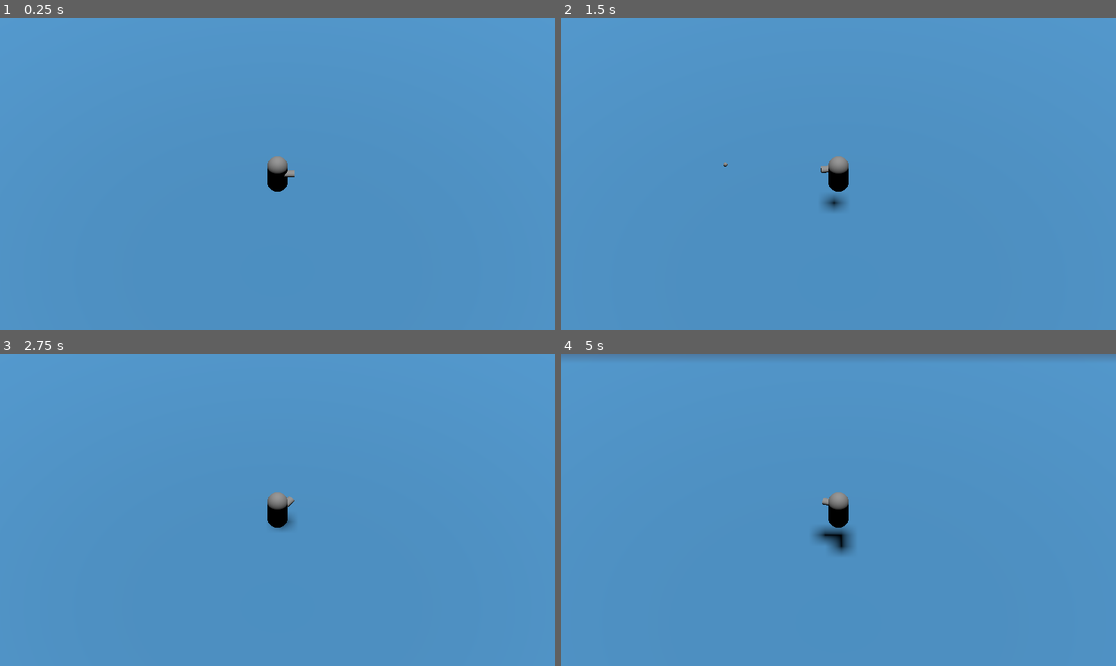
Above: before the commit, frames 1-4 (two rows, left to right).
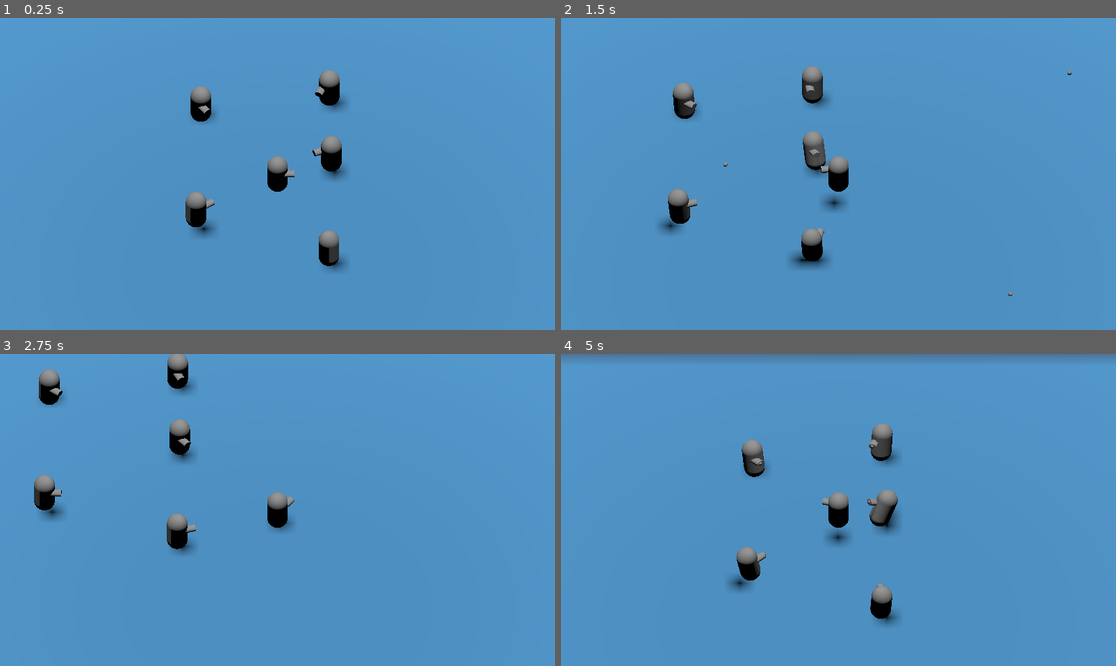
Above: after the commit, the same moments.

Repository: CalebJep/hackusu2023
Game: Godot game, scene res://main.tscn
The game is run twice, just before and just after one commit, with the same random seed, the same clock (stepped at 60 frames per second) and the same inputs. The engine's default icon, where the game draws it, is replaced by a stand-in: a white triangle on a blue panel in a dark square.
Inputs (mouse positions are in pixels of both pictures, inside the frame that each line leads up to):
- Up to frame 1 (0.25 s): no input
- Up to frame 2 (1.5 s): tap Enter at 0.5 s; move the mouse to (960, 158) at 0.52 s; hold D (move_right) 0.53-1.28 s; click (960, 158) at 0.6 s; tap Space (jump) at 0.77 s; move the mouse to (727, 189) at 1.27 s; hold S (move_back) from 1.28 s (still down); click (727, 189) at 1.35 s
- Up to frame 3 (2.75 s): tap Space (jump) at 1.52 s; move the mouse to (333, 441) at 2.02 s; release S (move_back) at 2.03 s; hold D (move_right) from 2.03 s (still down); click (333, 441) at 2.1 s
- Up to frame 4 (5 s): move the mouse to (810, 572) at 2.77 s; release D (move_right) at 2.78 s; hold W (move_forward) 2.78-3.53 s; click (810, 572) at 2.85 s; tap Space (jump) at 3.02, 3.77, 4.52 s; move the mouse to (1005, 556) at 3.52 s; hold A (move_left) from 3.53 s (still down); click (1005, 556) at 3.6 s; move the mouse to (672, 463) at 4.27 s; click (672, 463) at 4.35 s

The runs differ from the first frame. In frame 1, 2.4% of the frame differs, in the area x 33-63%, y 16-82%; in frame 2, 2.5%; in frame 3, 2.4%; in frame 4, 2.9%, in the area x 30-61%, y 22-88%.

Commit message:
Added enemy aiming and shooting

Diff:
--- a/bullet.gd
+++ b/bullet.gd
@@ -4,10 +4,25 @@
 @export var speed = 40
 
 
-func _physics_process(_delta):
-	move_and_slide()
+func _physics_process(delta):
+	var target = move_and_collide(velocity * delta)
 
-func initialize(start_position, angle):
+	# When hitting a target
+	if target:
+		if target.get_collider().has_method("hit"):
+			target.get_collider().hit(1)
+			queue_free()
+
+func initialize(source, start_position, angle):
+	# Set as player or enemy bullet
+	if source == "player":
+		set_collision_layer_value(4, true)
+		set_collision_mask_value(2, true)
+	elif source == "enemy":
+		set_collision_layer_value(5, true)
+		set_collision_mask_value(1, true)
+
+	# set location and move data
 	position = start_position
 	rotation = angle
 
@@ -15,5 +30,5 @@
 	velocity = velocity.rotated(Vector3.UP, rotation.y)
 
 # Despawn when leaves viewable area
-#func _on_visible_on_screen_notifier_3d_screen_exited():
-#	queue_free()
+func _on_visible_on_screen_notifier_3d_screen_exited():
+	queue_free()
--- a/bullet.tscn
+++ b/bullet.tscn
@@ -11,7 +11,7 @@
 
 [node name="Bullet" type="CharacterBody3D"]
 collision_layer = 0
-collision_mask = 0
+collision_mask = 4
 script = ExtResource("1_bkh1i")
 
 [node name="MeshInstance3D" type="MeshInstance3D" parent="."]
--- a/character.gd
+++ b/character.gd
@@ -1,7 +1,10 @@
 extends CharacterBody3D
 
-# For creating bullets
+# Stores bullets
 @export var bullet_scene: PackedScene
+
+# Track Health
+@export var health = 100
 
 const SPEED = 5.0
 const JUMP_VELOCITY = 4.5
@@ -51,4 +54,9 @@
 	var angle = rotation
 
 	get_node("/root/Main").add_child(bullet)
-	bullet.initialize(bullet_spawn_location, angle)
+	bullet.initialize("player", bullet_spawn_location, angle)
+
+func hit(damage):
+	health -= damage
+	if health <= 0:
+		queue_free()
--- a/character.tscn
+++ b/character.tscn
@@ -11,6 +11,7 @@
 
 [node name="Character" type="CharacterBody3D"]
 transform = Transform3D(1, 0, 0, 0, 1, 0, 0, 0, 1, 0, 1.04831, 0)
+collision_mask = 22
 script = ExtResource("1_3pxy7")
 bullet_scene = ExtResource("2_c5vfo")
 
--- /dev/null
+++ b/enemy.gd
@@ -0,0 +1,41 @@
+extends CharacterBody3D
+
+# Stores bullets
+@export var bullet_scene: PackedScene
+
+# Track Health
+@export var health = 1
+
+@export var inaccuracy = 1.0
+var current_inaccuracy = randf_range(-0.08, 0.08)
+
+func _physics_process(delta):
+	# Look at player
+	var player =  get_node("/root/Main/Character")
+	if player:
+		current_inaccuracy += randf_range(-0.0035, 0.0035) * inaccuracy
+		current_inaccuracy = clamp(current_inaccuracy, -0.08, 0.08)
+		var target = player.transform.origin
+		look_at(target, Vector3.UP)
+		rotate_y(current_inaccuracy)
+
+
+
+func hit(damage):
+	health -= damage
+	if health <= 0:
+		queue_free()
+
+func _on_shoot_timer_timeout():
+	shoot()
+
+func shoot():
+	# Create a bullet instance and add it to the scene.
+	var bullet = bullet_scene.instantiate()
+
+	# Get the location and angle of the bullet
+	var bullet_spawn_location = $GunModel/BulletSpawner.global_position
+	var angle = rotation
+
+	get_node("/root/Main").add_child(bullet)
+	bullet.initialize("enemy", bullet_spawn_location, angle)
--- /dev/null
+++ b/enemy.tscn
@@ -0,0 +1,37 @@
+[gd_scene load_steps=6 format=3 uid="uid://cet7eo83x3uab"]
+
+[ext_resource type="Script" path="res://enemy.gd" id="1_sefpf"]
+[ext_resource type="PackedScene" uid="uid://ylbdaayxsm7b" path="res://bullet.tscn" id="2_ixqcq"]
+
+[sub_resource type="CapsuleShape3D" id="CapsuleShape3D_owang"]
+
+[sub_resource type="CapsuleMesh" id="CapsuleMesh_1ageq"]
+
+[sub_resource type="CylinderMesh" id="CylinderMesh_go50o"]
+
+[node name="Enemy" type="CharacterBody3D"]
+transform = Transform3D(1, 0, 0, 0, 1, 0, 0, 0, 1, 0, 1.03362, 0)
+collision_layer = 2
+collision_mask = 15
+script = ExtResource("1_sefpf")
+bullet_scene = ExtResource("2_ixqcq")
+
+[node name="CollisionShape3D" type="CollisionShape3D" parent="."]
+transform = Transform3D(1, 0, 0, 0, 1, 0, 0, 0, 1, 0.00579953, 0, -1.4782e-05)
+shape = SubResource("CapsuleShape3D_owang")
+
+[node name="PlayerModel" type="MeshInstance3D" parent="."]
+mesh = SubResource("CapsuleMesh_1ageq")
+skeleton = NodePath("../CollisionShape3D")
+
+[node name="GunModel" type="MeshInstance3D" parent="."]
+transform = Transform3D(0.386199, 0, 0, 0, -1.21771e-08, -0.269259, 0, 0.278579, -1.17697e-08, 0.194625, 0.204036, -0.545231)
+mesh = SubResource("CylinderMesh_go50o")
+
+[node name="BulletSpawner" type="Marker3D" parent="GunModel"]
+transform = Transform3D(2.58934, 0, 0, 0, -1.56908e-07, 3.58964, 0, -3.7139, -1.6234e-07, 0.0330562, -0.879408, 0.00162888)
+
+[node name="ShootTimer" type="Timer" parent="."]
+autostart = true
+
+[connection signal="timeout" from="ShootTimer" to="." method="_on_shoot_timer_timeout"]
--- a/main.tscn
+++ b/main.tscn
@@ -1,8 +1,9 @@
-[gd_scene load_steps=7 format=3 uid="uid://jy42jcydgc4a"]
+[gd_scene load_steps=8 format=3 uid="uid://jy42jcydgc4a"]
 
 [ext_resource type="PackedScene" uid="uid://damodg7vlykkg" path="res://character.tscn" id="1_4ifcc"]
 [ext_resource type="Texture2D" uid="uid://bawnnb1rhguwv" path="res://icon.png" id="1_v4bxo"]
 [ext_resource type="Script" path="res://MeshInstance3D.gd" id="2_ylno0"]
+[ext_resource type="PackedScene" uid="uid://cet7eo83x3uab" path="res://enemy.tscn" id="4_30cvs"]
 
 [sub_resource type="StandardMaterial3D" id="StandardMaterial3D_pkiib"]
 albedo_texture = ExtResource("1_v4bxo")
@@ -18,6 +19,8 @@
 
 [node name="Floor" type="StaticBody3D" parent="."]
 transform = Transform3D(1, 0, 0, 0, 1, 0, 0, 0, 1, 0, -0.512921, 0)
+collision_layer = 4
+collision_mask = 0
 
 [node name="MeshInstance3D" type="MeshInstance3D" parent="Floor"]
 mesh = SubResource("BoxMesh_xqenq")
@@ -45,3 +48,18 @@
 projection = 1
 current = true
 size = 15.0
+
+[node name="Enemy" parent="." instance=ExtResource("4_30cvs")]
+transform = Transform3D(1, 0, 0, 0, 1, 0, 0, 0, 1, 2.58823, 0.980707, -1.39786)
+
+[node name="Enemy2" parent="." instance=ExtResource("4_30cvs")]
+transform = Transform3D(1, 0, 0, 0, 1, 0, 0, 0, 1, 2.49377, 0.997109, -5.91242)
+
+[node name="Enemy3" parent="." instance=ExtResource("4_30cvs")]
+transform = Transform3D(1, 0, 0, 0, 1, 0, 0, 0, 1, 2.47324, 0.997109, 5.10999)
+
+[node name="Enemy4" parent="." instance=ExtResource("4_30cvs")]
+transform = Transform3D(1, 0, 0, 0, 1, 0, 0, 0, 1, -3.6841, 0.997109, -4.8026)
+
+[node name="Enemy5" parent="." instance=ExtResource("4_30cvs")]
+transform = Transform3D(1, 0, 0, 0, 1, 0, 0, 0, 1, -3.91248, 0.997109, 2.45643)
--- a/project.godot
+++ b/project.godot
@@ -62,6 +62,14 @@
 ]
 }
 
+[layer_names]
+
+3d_physics/layer_1="Player"
+3d_physics/layer_2="Enemy"
+3d_physics/layer_3="Environment"
+3d_physics/layer_4="PlayerBullet"
+3d_physics/layer_5="EnemyBullet"
+
 [physics]
 
 common/enable_pause_aware_picking=true
